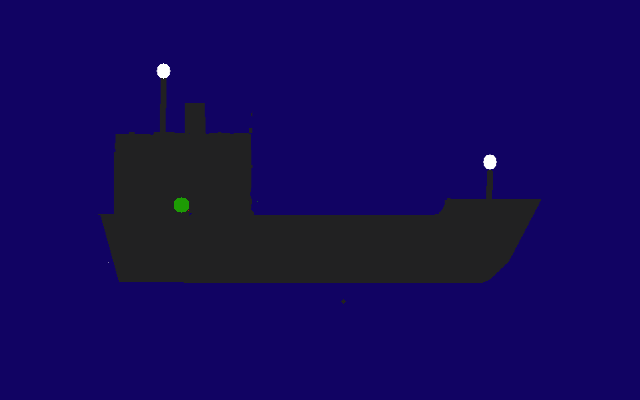
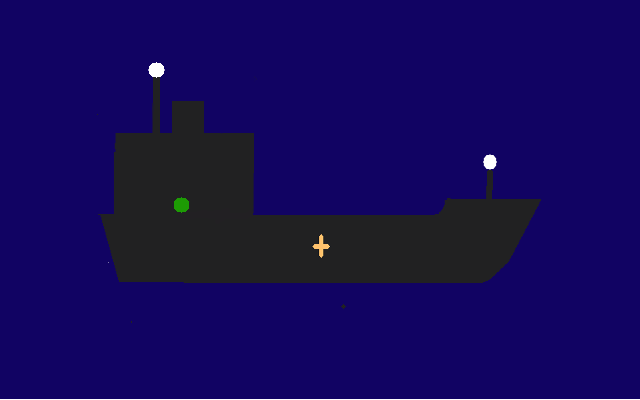
Layer changes from the first 640x400 image to the second:
added layer "Pasted Layer" above "stern light" over box(184, 132, 254, 216)
added layer "stern light" above "chimney" over box(131, 62, 165, 323)
added layer "chimney" above "ship" over box(172, 101, 204, 133)
painted on "ship" over box(97, 63, 331, 258)
painted on "Background" over box(0, 299, 640, 400)
